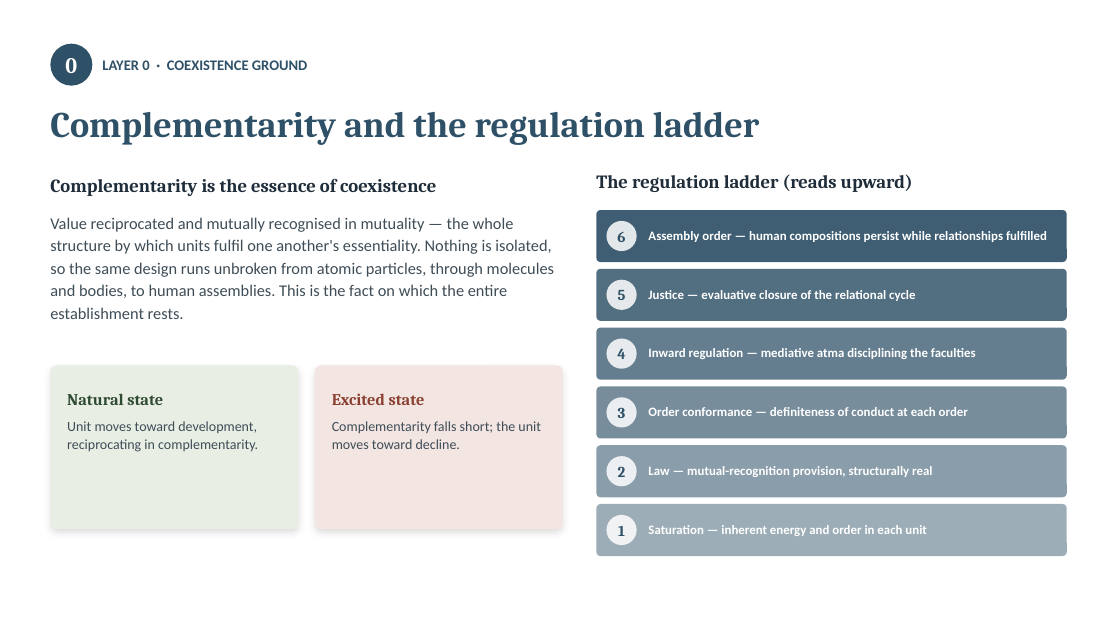
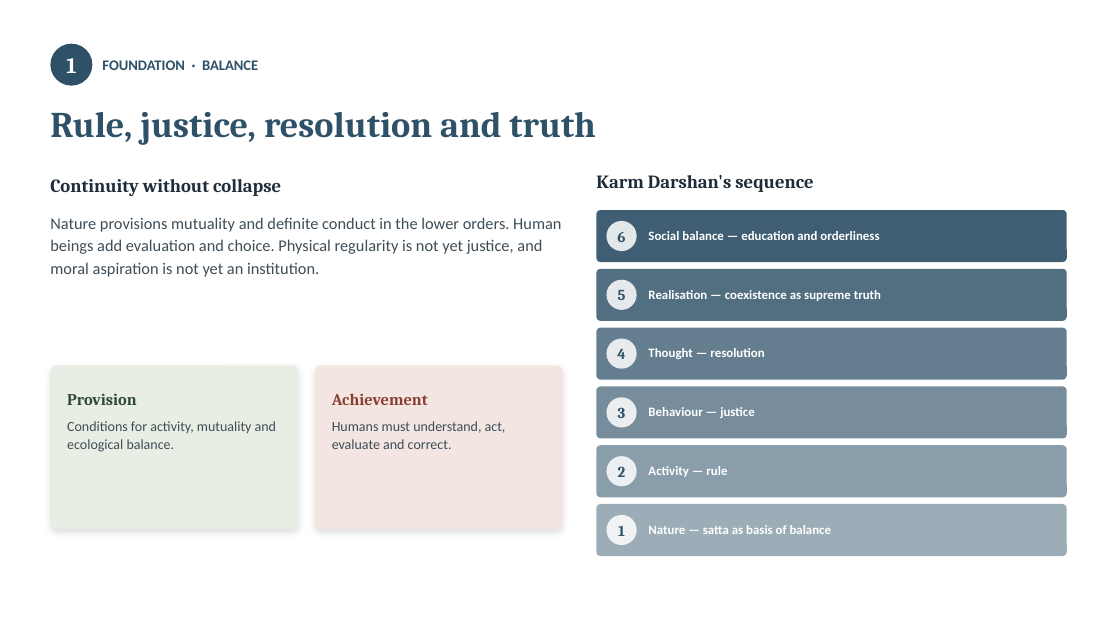
Before and after one commit to raghavamohan/AnalyticMadhyasthDarshan, a slide deck: slide 6 of Studies/How-Undivided-Society-Is-Established/How-Undivided-Society-Is-Established.pptx. Drawn at 1120x630 pixels with LibreOffice and Linux fonts; fonts in the diff are those of the drawing. Boxes give left, top, right and bottom in pixels: in the first picture for what was removed or moved away, otherwise in the second. Text is boxed around its words. In the diff, an @@ line names an element or a change of style, - is before the commit and + after.

```diff
--- a/Studies/How-Undivided-Society-Is-Established/How-Undivided-Society-Is-Established.pptx
+++ b/Studies/How-Undivided-Society-Is-Established/How-Undivided-Society-Is-Established.pptx
@@ text at [66,58,76,73]: text changed @@
-0
+1
@@ text at [102,60,258,70]: text changed @@
-LAYER 0 · COEXISTENCE GROUND
+FOUNDATION · BALANCE
@@ text at [50,112,596,145]: text changed @@
-Complementarity and the regulation ladder
+Rule, justice, resolution and truth
@@ text at [50,179,281,196]: text changed @@
-Complementarity is the essence of coexistence
+Continuity without collapse
@@ text at [596,175,813,192]: text changed @@
-The regulation ladder (reads upward)
+Karm Darshan's sequence
@@ text at [50,217,561,277]: text changed @@
-Value reciprocated and mutually recognised in mutuality — the whole structure by which units fulfil one another's essentiality. Nothing is isolated, so the same design runs unbroken from atomic particles, through molecules and bodies, to human assemblies. This is the fact on which the entire establishment rests.
+Nature provisions mutuality and definite conduct in the lower orders. Human beings add evaluation and choice. Physical regularity is not yet justice, and moral aspiration is not yet an institution.
@@ text at [648,231,879,240]: text changed @@
-Assembly order — human compositions persist while relationships fulfilled
+Social balance — education and orderliness
@@ text at [648,290,881,301]: text changed @@
-Justice — evaluative closure of the relational cycle
+Realisation — coexistence as supreme truth
@@ text at [648,348,764,359]: text changed @@
-Inward regulation — mediative atma disciplining the faculties
+Thought — resolution
@@ text at [67,393,137,405]: text changed @@
-Natural state
+Provision
@@ text at [332,393,428,405]: text changed @@
-Excited state
+Achievement
@@ text at [648,407,755,418]: text changed @@
-Order conformance — definiteness of conduct at each order
+Behaviour — justice
@@ text at [67,421,276,452]: text changed @@
-Unit moves toward development, reciprocating in complementarity.
+Conditions for activity, mutuality and ecological balance.
@@ text at [332,421,506,449]: text changed @@
-Complementarity falls short; the unit moves toward decline.
+Humans must understand, act, evaluate and correct.
@@ text at [648,466,727,477]: text changed @@
-Law — mutual-recognition provision, structurally real
+Activity — rule
@@ text at [648,525,831,534]: text changed @@
-Saturation — inherent energy and order in each unit
+Nature — satta as basis of balance
```
Also in this commit, not shown: 20 other slides changed, 2 slides added, 2 slides removed, 7 other files.
